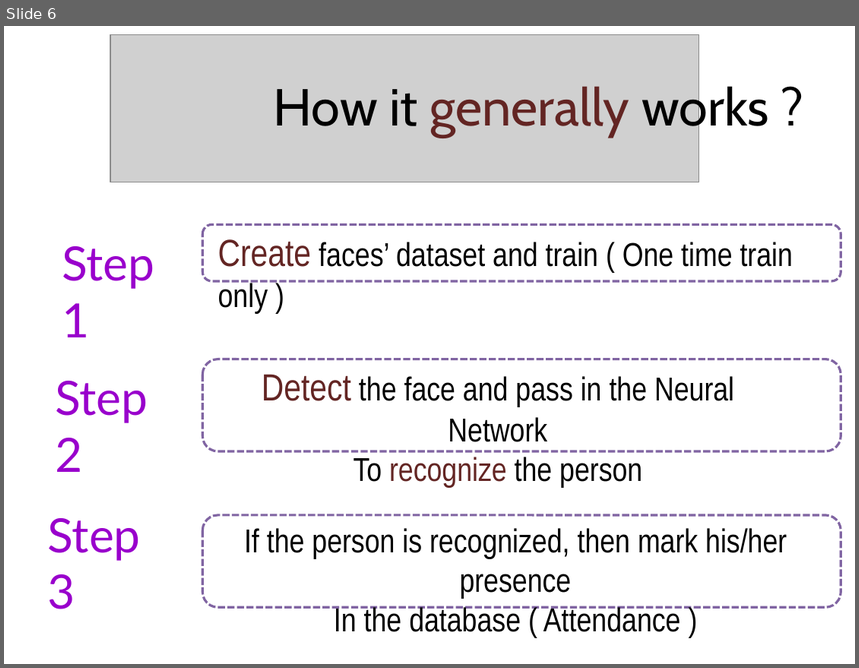
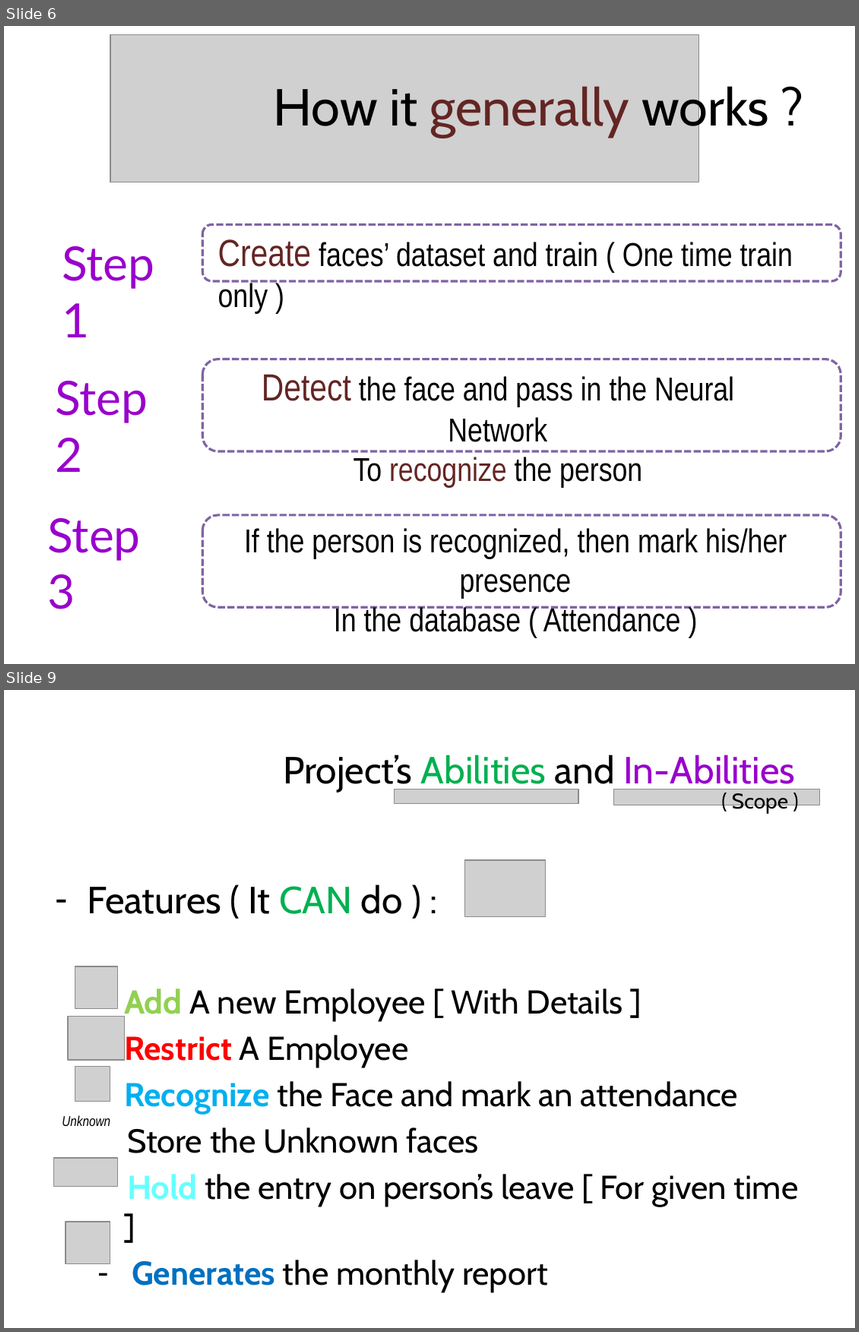
Before and after one commit to AayushShah25/Attendence-By-AI-With-Databse, a slide deck: Automated Attendance System – By AI.pptx. Shown one above the other, each under a label of ours: slide 6 before the commit, slides 6 and 9 after it; the slides between them are not shown. The pictures are 859x668 and 859x1332 pixels, drawn with LibreOffice and Linux fonts; fonts in the diff are those of the drawing; grey boxes stand for pictures. Boxes give left, top, right and bottom in pixels: in the first picture for what was removed or moved away, otherwise in the second. Text is boxed around its words. In the diff, an @@ line names an element or a change of style, - is before the commit and + after.

```diff
--- a/Automated Attendance System – By AI.pptx
+++ b/Automated Attendance System – By AI.pptx
@@ slide 9 added at (x1=4, y1=690, x2=855, y2=1328), background #FFFFFF @@
@@ title added at (x1=283, y1=755, x2=796, y2=792), 32 pt, text #000000 @@
+Project’s Abilities and In-Abilities
@@ picture added at (x1=394, y1=790, x2=579, y2=804) @@
@@ picture added at (x1=614, y1=790, x2=820, y2=806) @@
@@ text added at (x1=732, y1=793, x2=788, y2=813), 18 pt, text #000000 @@
+( Scope )
@@ picture added at (x1=465, y1=860, x2=546, y2=917) @@
@@ text added at (x1=87, y1=885, x2=798, y2=1293), 28 pt, text #000000 @@
+– Features ( It CAN do ) :
+  – Add A new Employee [ With Details ]
+  – Restrict A Employee
+  – Recognize the Face and mark an attendance
+  Store the Unknown faces
+  Hold the entry on person’s leave [ For given time ]
+  – Generates the monthly report
@@ picture added at (x1=75, y1=967, x2=117, y2=1009) @@
@@ picture added at (x1=68, y1=1016, x2=125, y2=1060) @@
@@ picture added at (x1=75, y1=1066, x2=110, y2=1101) @@
@@ text added at (x1=62, y1=1116, x2=110, y2=1126), 12 pt, text #000000, italic @@
+Unknown
@@ picture added at (x1=53, y1=1158, x2=117, y2=1186) @@
@@ picture added at (x1=66, y1=1222, x2=110, y2=1265) @@
```
Also in this commit, not shown: 3 slides changed, 6 other slides added, 1 slide removed.
